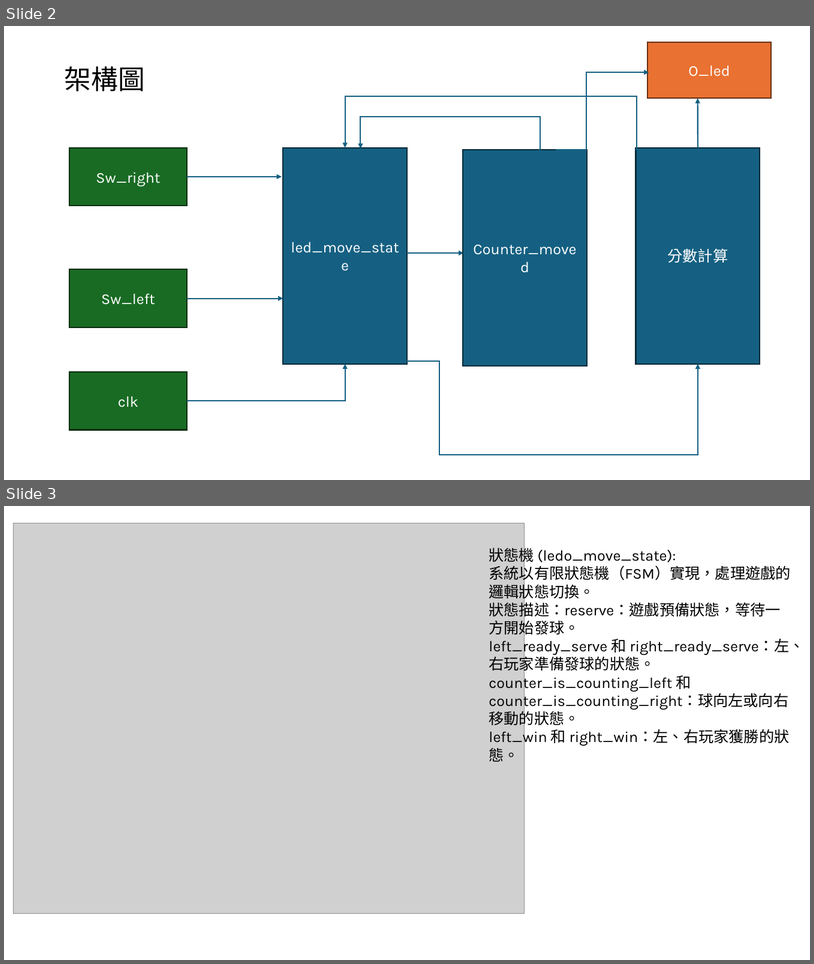
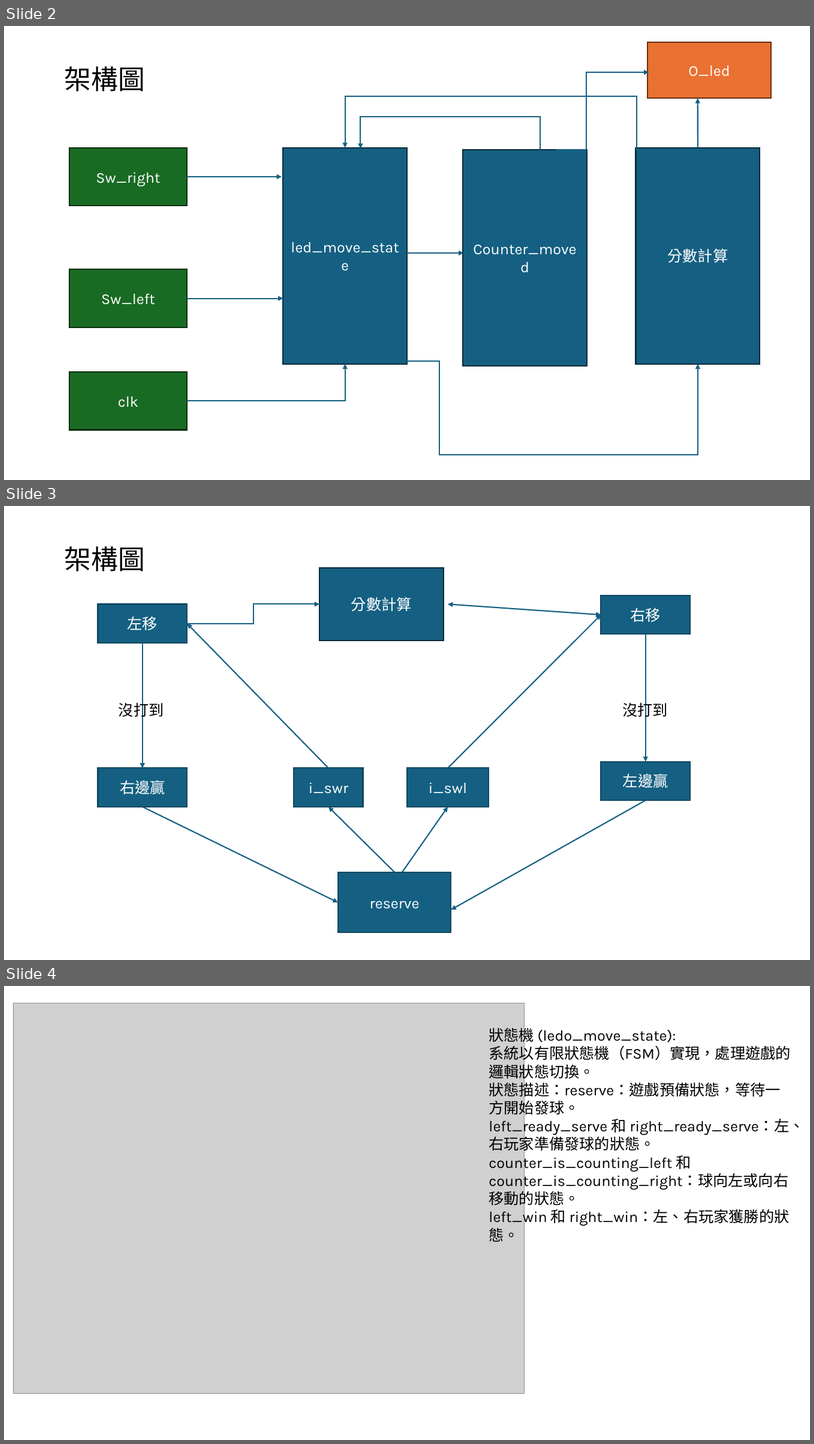
Before and after one commit to C111112164/pingpong, a slide deck: Fpga專題實習pingpong.pptx. Shown one above the other, each under a label of ours: slides 2 and 3 before the commit, slides 2, 3 and 4 after it. The pictures are 814x964 and 814x1444 pixels, drawn with LibreOffice and Linux fonts; fonts in the diff are those of the drawing; grey boxes stand for pictures. Boxes give left, top, right and bottom in pixels: in the first picture for what was removed or moved away, otherwise in the second. Text is boxed around its words. In the diff, an @@ line names an element or a change of style, - is before the commit and + after.

```diff
--- a/Fpga專題實習pingpong.pptx
+++ b/Fpga專題實習pingpong.pptx
@@ slide 3 added at [4, 506, 810, 960], background #FFFFFF @@
@@ text added at [65, 546, 145, 571], 32 pt, text #000000 @@
+架構圖
@@ rectangle added at [320, 568, 444, 640], fill #156082, outline #092A39 1.5 pt, 18 pt, text #FFFFFF @@
+分數計算
@@ rectangle added at [602, 595, 691, 634], fill #156082, outline #104760 1.5 pt, 18 pt, text #FFFFFF @@
+右移
@@ rectangle added at [98, 604, 188, 643], fill #156082, outline #104760 1.5 pt, 18 pt, text #FFFFFF @@
+左移
@@ elbow arrow added from (188, 624) to (320, 604), #156082 1.5 pt @@
@@ double arrow added from (448, 604) to (602, 615), #156082 1.5 pt @@
@@ arrow added from (329, 768) to (188, 624), #156082 1.5 pt @@
@@ arrow added from (448, 768) to (602, 615), #156082 1.5 pt @@
@@ arrow added from (143, 643) to (143, 768), #156082 1.5 pt @@
@@ arrow added from (646, 634) to (646, 761), #156082 1.5 pt @@
@@ text added at [119, 700, 164, 719], 18 pt, text #000000 @@
+沒打到
@@ text added at [623, 700, 668, 719], 18 pt, text #000000 @@
+沒打到
@@ rectangle added at [98, 768, 188, 807], fill #156082, outline #104760 1.5 pt, 18 pt, text #FFFFFF @@
+右邊贏
@@ rectangle added at [294, 768, 363, 807], fill #156082, outline #104760 1.5 pt, 18 pt, text #FFFFFF @@
+i_swr
@@ rectangle added at [408, 768, 489, 807], fill #156082, outline #104760 1.5 pt, 18 pt, text #FFFFFF @@
+i_swl
@@ rectangle added at [602, 761, 691, 800], fill #156082, outline #104760 1.5 pt, 18 pt, text #FFFFFF @@
+左邊贏
@@ arrow added from (143, 807) to (338, 902), #156082 1.5 pt @@
@@ arrow added from (395, 872) to (329, 807), #156082 1.5 pt @@
@@ arrow added from (402, 872) to (448, 807), #156082 1.5 pt @@
@@ arrow added from (646, 800) to (451, 910), #156082 1.5 pt @@
@@ rectangle added at [338, 872, 451, 933], fill #156082, outline #104760 1.5 pt, 18 pt, text #FFFFFF @@
+reserve
@@ what was slide 3 is now slide 4 @@
```
